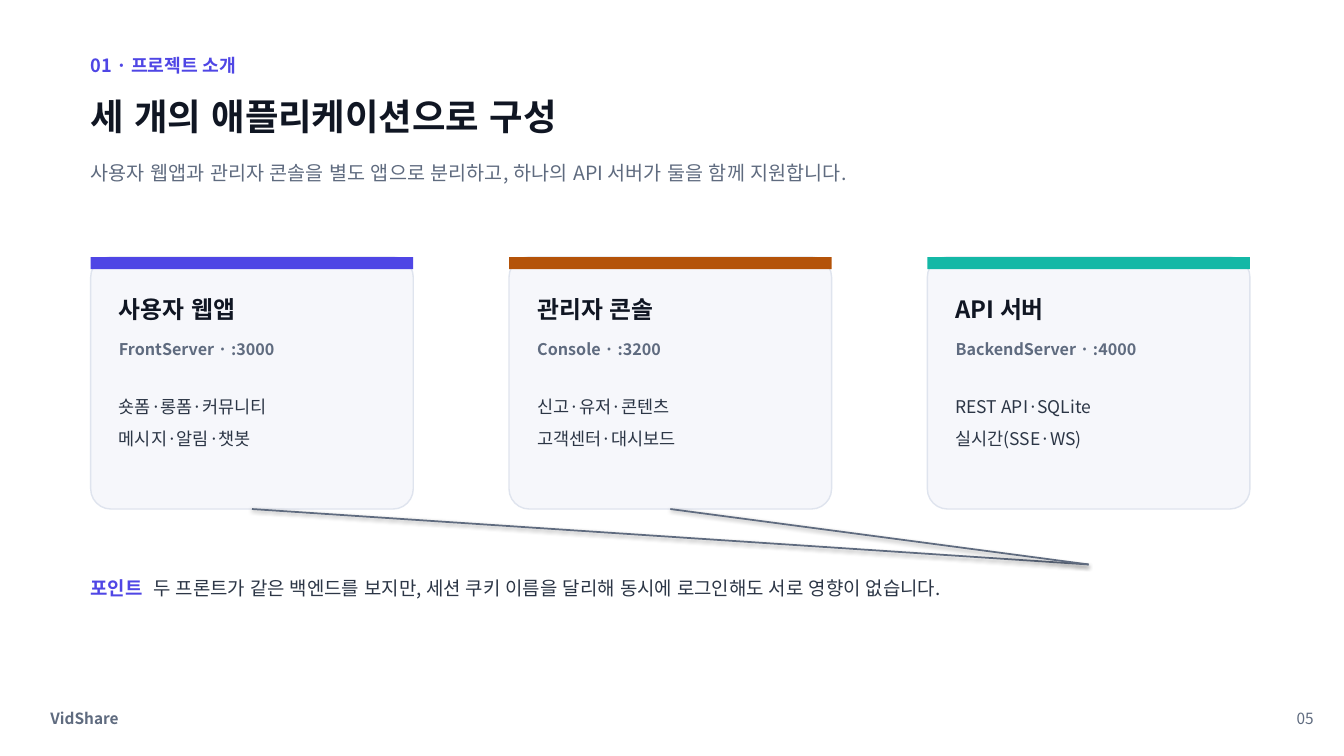
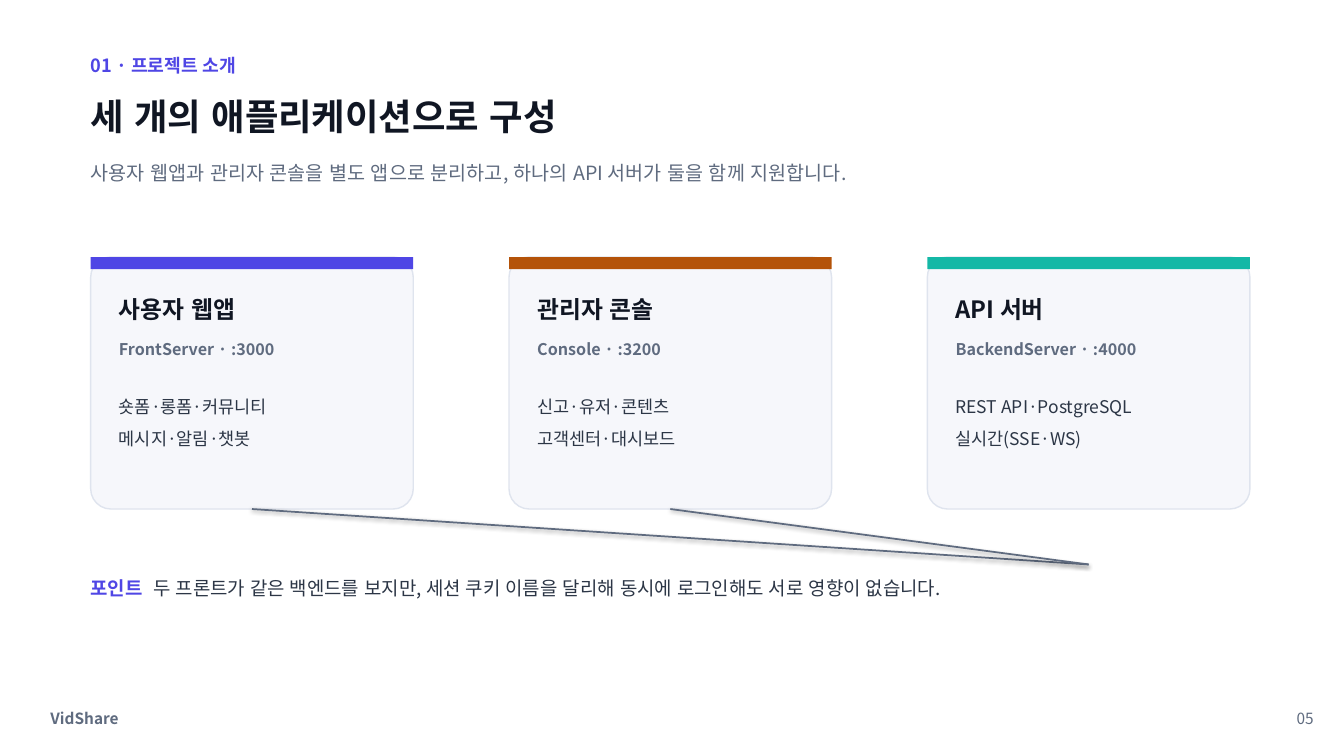
Before and after one commit to samam0234/vidshare, a slide deck: slide 5 of portfolio/VidShare-포트폴리오.pptx. Drawn at 1344x756 pixels with LibreOffice and Linux fonts; fonts in the diff are those of the drawing. Boxes give left, top, right and bottom in pixels: in the first picture for what was removed or moved away, otherwise in the second. Text is boxed around its words. In the diff, an @@ line names an element or a change of style, - is before the commit and + after.

```diff
--- a/portfolio/VidShare-포트폴리오.pptx
+++ b/portfolio/VidShare-포트폴리오.pptx
@@ text at <box>956,400,1132,418</box>: text changed @@
-REST API·SQLite
+REST API·PostgreSQL
```
Also in this commit, not shown: 7 other slides changed, 1 slide added, 12 other files.
